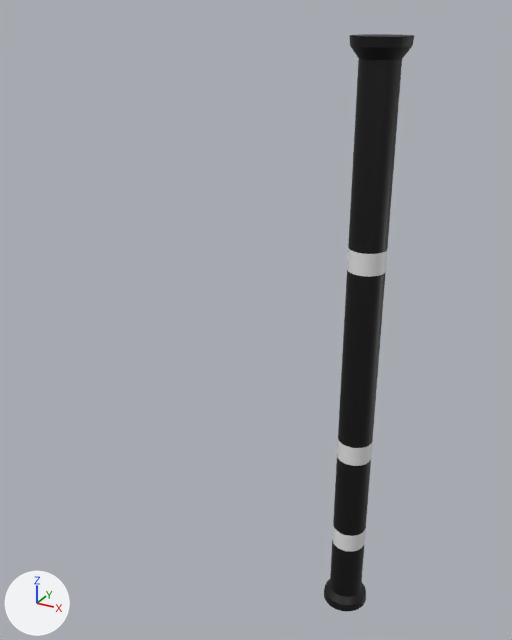
Two versions of the Blender file Assets/Models/blender/Pillar.blend, one commit apart.
One viewpoint serves both versions: a 50 mm camera at (14.0, -39.5, 28.5) aimed at (-8.3, 0.9, 8.3). Lighting does not change. The marker at lower left points along +X, +Y and +Z. The first picture is the older version.

Script lines for the objects in view, before the commit:
```python
me_cylinder = bpy.data.meshes.new('Cylinder')
me_cylinder.from_pydata(...)  # 832 vertices, 802 faces; spans x -1.7..1.7, y -1.7..1.7, z -12.6..27.1
me_cylinder.polygons.foreach_set('use_smooth', [True] * 802)
# faces by material slot: [514, 288]
me_cylinder.materials.append(mat_basematerial)  # black #010101
me_cylinder.materials.append(mat_emissive)  # white #e7e7e7
ob_cylinder = bpy.data.objects.new('Cylinder', me_cylinder)
ob_cylinder.location = (0.0, 0.0, 0.0)
```
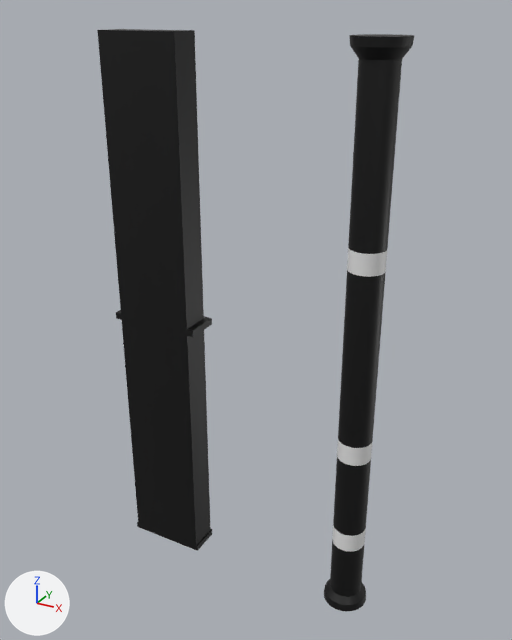
Boxes (x1, y1, x2, y2) around the edits, measured in the pictures (512 x 640 px):
'Cube', added
    after: (97, 29, 212, 551)

What changed in the scene script:
```text
Add mat_m_pillarrainbow:
    mat_m_pillarrainbow = principled_material('M_PillarRainbow')
    mat_m_pillarrainbow.base_color = (0.8, 0.00336, 0.661)  # pink #e70bd4
Add mat_m_pillar_outer:
    mat_m_pillar_outer = principled_material('M_Pillar_Outer')
    mat_m_pillar_outer.base_color = (0.0, 0.0, 0.0)  # black #000000
Add me_cube:
    me_cube.from_pydata(...)  # 240 vertices, 242 faces; spans x -3.4..3.6, y -1.6..1.0, z -17.4..22.8
    # faces by material slot: [224, 18]
    me_cube.materials.append(mat_m_pillar_outer)  # black #000000
    me_cube.materials.append(mat_m_pillarrainbow)  # pink #e70bd4
Add ob_cube:
    ob_cube = bpy.data.objects.new('Cube', me_cube)
    ob_cube.location = (-15.95, 0.58, 4.39)
```
